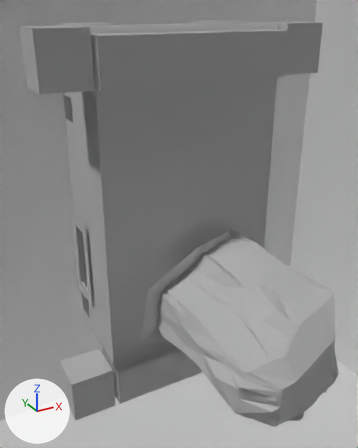
One commit to the OBJ model zm_hallow/assets/units/pd2_mod_zmhallow/mkp/mkp_003.obj: the scene before it, then after it.
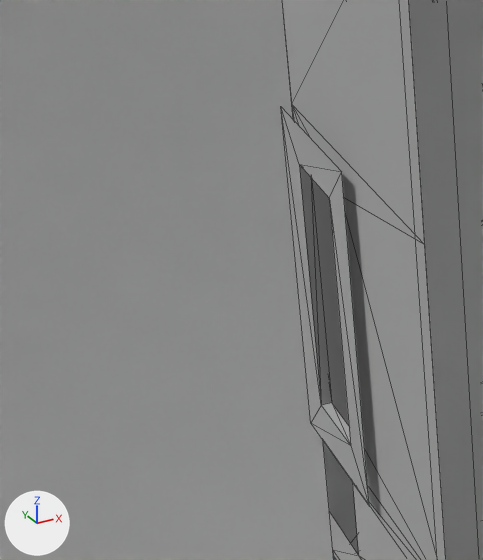
Each version appears first whole from a 50 mm camera at (-4995.0, -4276.0, 2126.0) aimed at (-3204.0, -1021.0, 498.0), and next in a close-up on the part from 1% to 33% of the width and 42% to 71% of the height. Every picture has the same lights, and +X, +Y and +Z are marked at lower left. The close-ups show mesh edges as thin lines. Where no turn or scale is listed for an object, it has been applied to the vertices. Vertices at the same position are counted once.

Names of what the first close-up shows: 'co_culling', 'g_bry_concrete_floor_01', 'g_des_concrete'.
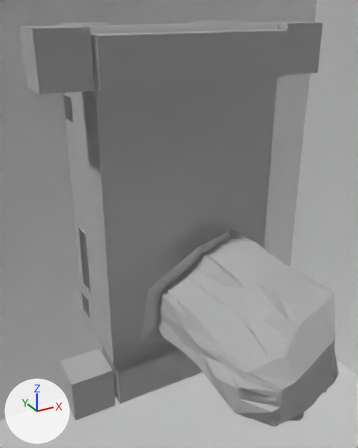
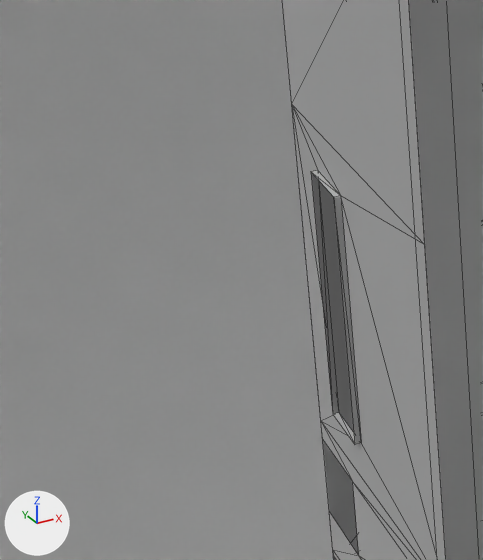
Patch to the scene script:
```diff
--- a/zm_hallow/assets/units/pd2_mod_zmhallow/mkp/mkp_003.obj.py
+++ b/zm_hallow/assets/units/pd2_mod_zmhallow/mkp/mkp_003.obj.py
@@ me_g_des_concrete @@
 # used by ob_g_des_concrete; location = (0.0, 0.0, 0.0)
-me_g_des_concrete.from_pydata(...)  # 544 vertices, 704 faces; spans x -4200.0..-1800.0, y -1000.0..50.0, z -1200.0..2000.0
+me_g_des_concrete.from_pydata(...)  # 540 vertices, 696 faces, 4 loose edges; spans x -4200.0..-1800.0, y -1000.0..50.0, z -1200.0..2000.0
+# me_g_des_concrete part 1
+# 8 vertices are removed from x -3825.0, y -500.0..-100.0, z -400.0..400.0
+# 16 faces are deleted
+# 2 vertices move from x -3800.0, y -200.0, z -300.0..300.0 to x -3800.0, y -250.0, z -300.0..300.0
+# 4 vertices are added at (-3815.0, -250.0, 300.0), (-3815.0, -250.0, -300.0), (-3815.0, -400.0, 300.0), (-3815.0, -400.0, -300.0)
+# 4 loose edges are added
+# 8 new faces join them
 me_g_des_concrete.materials.append(mat_mtl_des_concrete)
```

What differs and where, as boxes [x1, y1, x2, y2] in the close-ups (483 x 560 px; the box of a moved part takes in the faces that stretch with it):
'g_des_concrete', reshaped
    before: [281, 0, 483, 560]
    after: [282, 0, 483, 560]
part 1 of me_g_des_concrete, moved or reshaped
    before: [281, 107, 369, 506]
    after: [311, 170, 361, 445]
